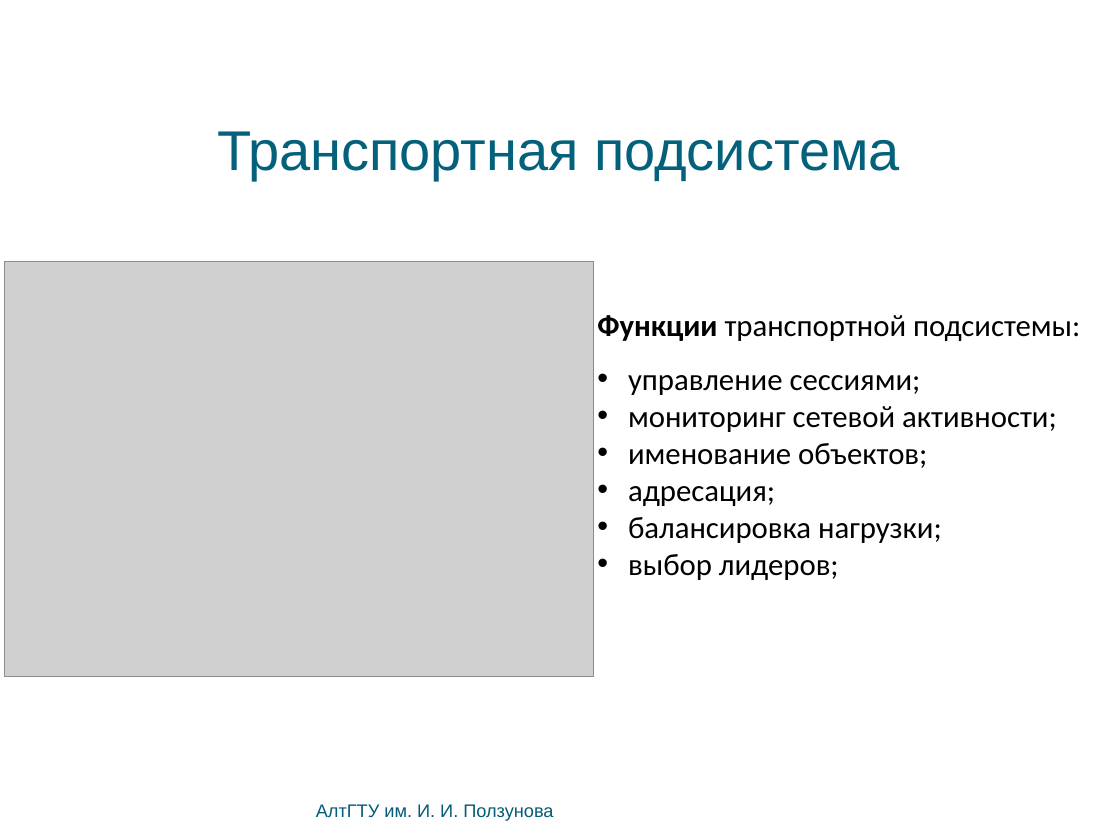
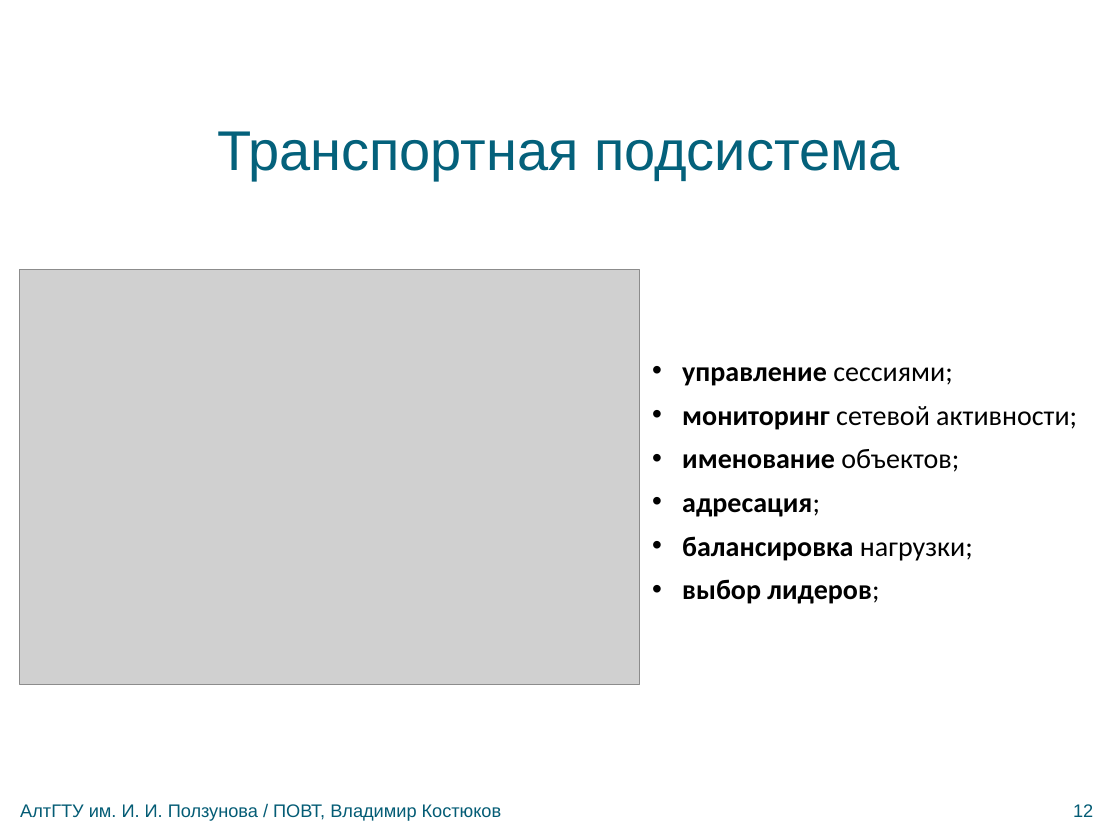
Before and after one commit to bluerain/snoopy, a slide deck: slide 12 of diploma/trunk/ppt/kostyukov.pptx (slide 13 before the commit). Drawn at 1120x840 pixels with LibreOffice and Linux fonts; fonts in the diff are those of the drawing; grey boxes stand for pictures; background and template pictures are left out. Boxes give left, top, right and bottom in pixels: in the first picture for what was removed or moved away, otherwise in the second. Text is boxed around its words. In the diff, an @@ line names an element or a change of style, - is before the commit and + after.

```diff
--- a/diploma/trunk/ppt/kostyukov.pptx
+++ b/diploma/trunk/ppt/kostyukov.pptx
@@ picture resized from (x1=4, y1=261, x2=593, y2=676) to (x1=20, y1=269, x2=640, y2=685) @@
@@ text at (x1=597, y1=315, x2=1080, y2=341): paragraph removed @@
-Функции транспортной подсистемы:
@@ text "управление сессиями;" moved from (x1=597, y1=315, x2=1080, y2=580) to (x1=682, y1=367, x2=1077, y2=604) @@
@@ text "управление сессиями;" at (x1=682, y1=367, x2=1077, y2=604): size 22 to 20 pt; bold on in "управление", "мониторинг", "именование", "адресация;" and 2 more places; list level 1 to 2 in "управление сессиями;"; list level 1 to 2 in "мониторинг сетевой активности;"; list level 1 to 2 in "именование объектов;"; list level 1 to 2 in "адресация;"; list level 1 to 2 in "балансировка нагрузки;"; list level 1 to 2 in "выбор лидеров;" @@
@@ text at (x1=20, y1=804, x2=502, y2=821): text changed @@
-АлтГТУ им. И. И. Ползунова
+АлтГТУ им. И. И. Ползунова / ПОВТ, Владимир Костюков
@@ text added at (x1=1073, y1=804, x2=1093, y2=817), 13 pt, text #045C75 @@
+12
```
Also in this commit, not shown: 18 other slides changed, 1 slide added, 1 slide removed, 2 other files.
